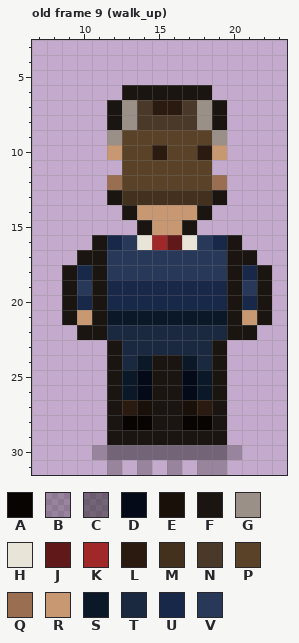
File history of a pixel-art file, public/sprites/agents/thomas_park_sheet.aseprite. Above, as it was before the edit.
32x32 pixels, 11 frames. Colours within 5 levels of each other are drawn and written as one. Shown: old frame 9 (walk_up): x 7..23, y 3..31. The commit also changed other frames, which this record leaves out.
Palette (. is transparent): A #080402  B #0a08063c  C #0a08066e  D #050a18  E #1a100a  F #1a1510  G #9a9088  H #e8e4d8  J #601818  K #a02828  L #2a1a10  M #43311e  N #4a3828  P #5a4228  Q #9a6e50  R #c89872  S #0a1828  T #1a2840  U #182848  V #283858
Pixels before, old frame 9 (walk_up), first column x 9:
 6 ....FFFFFF....
 7 ...FGNLLNGF...
 8 ...FGNNNNGF...
 9 ...GPPPPPPG...
10 ...RPPLPPLR...
11 ....PPPPPP....
12 ...QPPPPPPQ...
13 ...FMMMMMMF...
14 ....FRRRRF....
15 .....FRRF.....
16 ..FUVHKJHVUF..
17 .FFVVVVVVVVFF.
18 FUFVVVVVVVVFUF
19 FVFUUUUUUUUFVF
20 FUFUUUUUUUUFUF
21 FRFSSSSSSSSFRF
22 .FFTTTTTTTTFF.
23 ...FTTTTTTF...
24 ...FTSFFSTF...
25 ...FSDFFDSF...
26 ...FSDFFDSF...
27 ...FLEFFELF...
28 ...FAAFFAAF...
29 ...FFFFFFFF...
30 ..BCCCCCCCCB..
31 ...B.B.B.BB...
After:
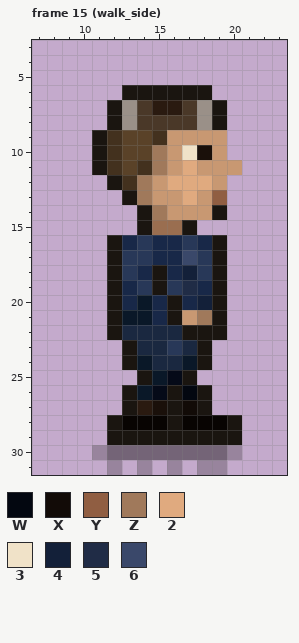
Colours new in this view: W #030710  X #120b07  Y #905e42  Z #a0795b  2 #e0aa7f  3 #f0e2c8  4 #132039  5 #202c46  6 #3a486a
A new or re-ordered frame is compared with the old frame closest to it.
Difference:
frames 11 -> 16
Changed rows in their new state; - is an unchanged pixel.
Frame 15 (walk_side) is new; against old frame 9 (walk_up):
first column x 9:
 9 --FM--MRRRR---
10 --FM--ZR3E----
11 --FM-MZR2RRR--
12 ---FMZR222R---
13 ---.FZRR2RY---
14 ----.FZ--RF---
15 ------QQ------
16 --.FUVUUVUF.--
17 -..F--UU6-F..-
18 ...F-UFU4-F...
19 ...F-VFV5-F...
20 ...F-S-F-4F...
21 ...F--UFRZF...
22 -..F----FFF..-
23 ---.F--V-F.---
24 ---.F-TT-F.---
25 ---..FSDF..---
26 ---.FSD-WF.---
27 ---.FLE-XF.---
28 ------A---AF--
29 -----------F--
Pixel boxes of the changes (left, top, right, bottom) in both pictures:
changed: (62, 130, 272, 445)
